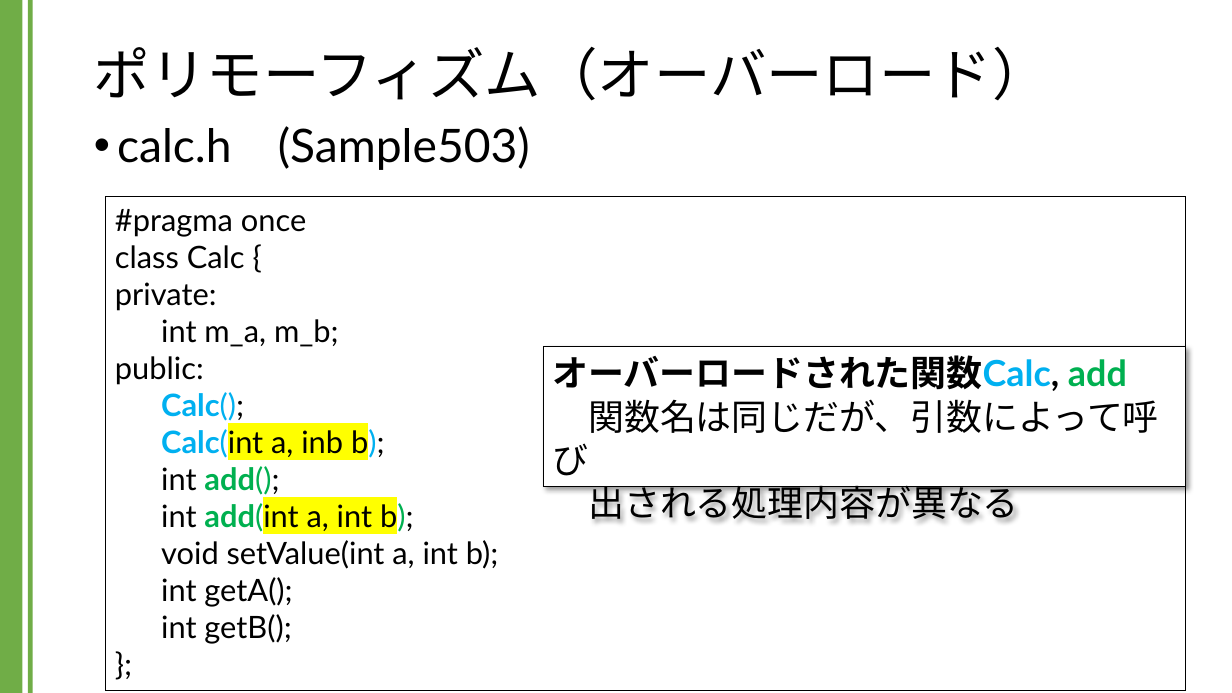
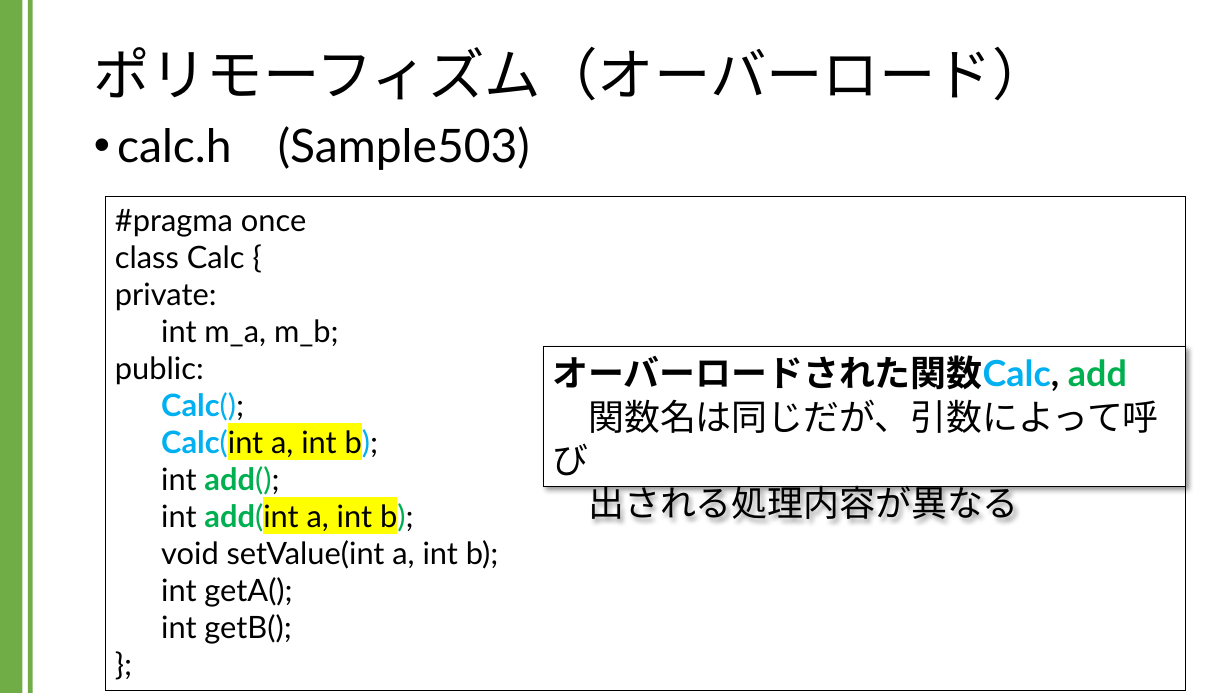
Before and after one commit to kic-murata/cpp2024, a slide deck: slide 27 of 授業資料/講義資料：継承とポリモーフィズム.pptx. Drawn at 1232x693 pixels with LibreOffice and Linux fonts; fonts in the diff are those of the drawing. Boxes give left, top, right and bottom in pixels: in the first picture for what was removed or moved away, otherwise in the second. Text is boxed around its words. In the diff, an @@ line names an element or a change of style, - is before the commit and + after.

```diff
--- a/授業資料/講義資料：継承とポリモーフィズム.pptx
+++ b/授業資料/講義資料：継承とポリモーフィズム.pptx
@@ text in rectangle at <box>161,426,379,459</box>: text changed @@
-Calc(int a, inb b);
+Calc(int a, int b);
```
Also in this commit, not shown: 1 other slide changed.
